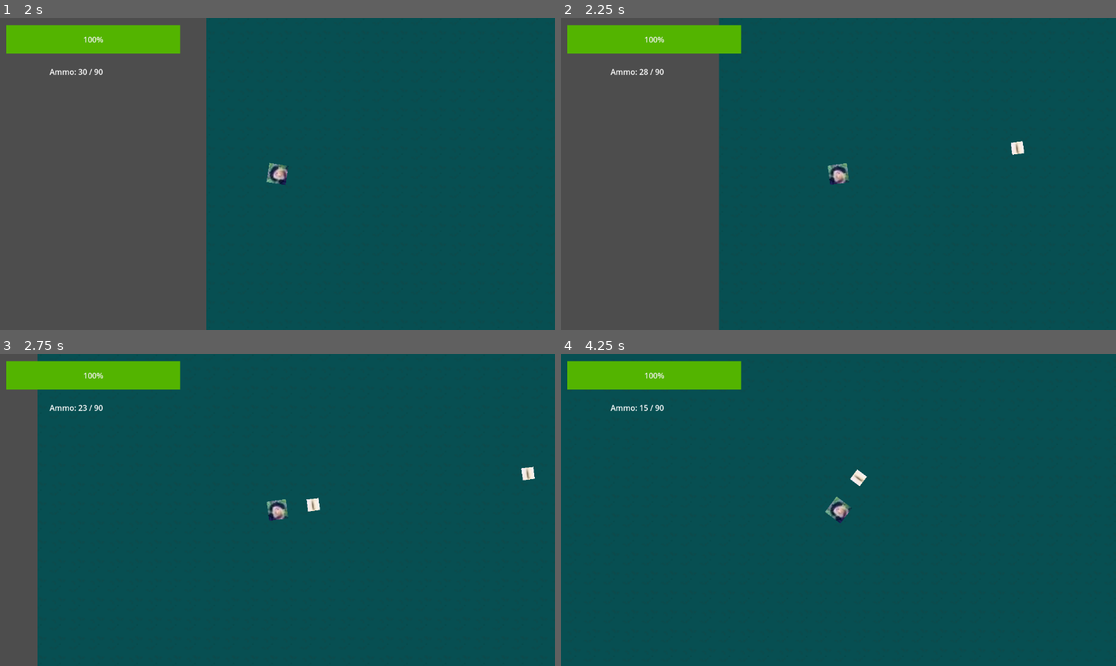
Above: before the commit, frames 1-4 (two rows, left to right).
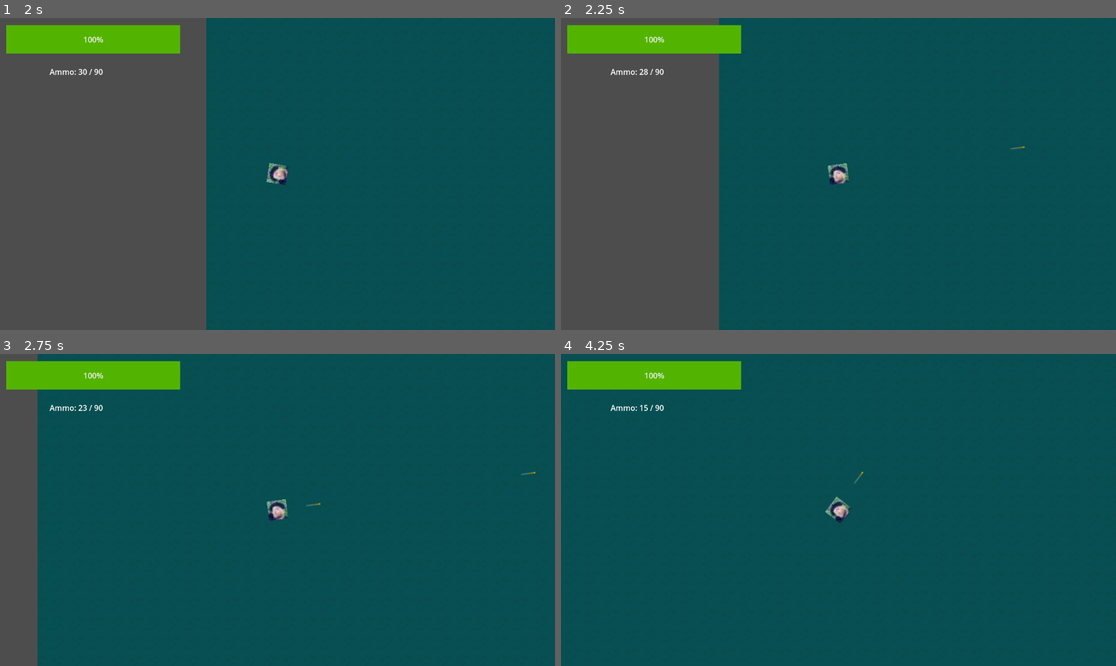
Above: after the commit, the same moments.

Repository: JoshuaSaayo/Project-Fallen-Republic
Game: Godot game, scene res://Scenes/main_menu.tscn
The game is run twice, just before and just after one commit, with the same random seed, the same clock (stepped at 60 frames per second) and the same inputs.
Inputs (mouse positions are in pixels of both pictures, inside the frame that each line leads up to):
- Up to frame 1 (2 s): click "CAMPAIN" at 0.5 s; click "NEW GAME" at 1.25 s
- Up to frame 2 (2.25 s): tap Enter at 2 s; move the mouse to (960, 158) at 2.02 s; press the mouse at (960, 158) at 2.03 s; hold D (right) from 2.03 s (still down)
- Up to frame 3 (2.75 s): keep holding D (right)
- Up to frame 4 (4.25 s): move the mouse to (727, 525) at 2.77 s; release D (right) at 2.78 s; release the mouse at (727, 525) at 2.78 s; hold S (down) 2.78-3.53 s; click (727, 525) at 2.85 s; tap Space at 3.5 s; move the mouse to (894, 441) at 3.52 s; press the mouse at (894, 441) at 3.53 s; hold D (right) from 3.53 s (still down)

Frame 1 is identical in both runs. In frame 2, less than 0.1% of the frame differs, in the area x 80-84%, y 39-44%; in frame 3, 0.2%, in the area x 55-97%, y 36-51%; in frame 4, less than 0.1%.

Commit message:
added bullet

Diff:
--- a/game/Scenes/bullet.tscn
+++ b/game/Scenes/bullet.tscn
@@ -1,7 +1,7 @@
 [gd_scene load_steps=4 format=3 uid="uid://b61b13thec548"]
 
 [ext_resource type="Script" uid="uid://bmiv5qwgq8a3x" path="res://Scripts/bullet.gd" id="1_oduel"]
-[ext_resource type="Texture2D" uid="uid://fshv5006iw3p" path="res://Assets/Bullets/bullets.jpg" id="1_xjght"]
+[ext_resource type="Texture2D" uid="uid://043pfd01b6g1" path="res://Assets/Bullets/BULLET_TRACE.png" id="2_oduel"]
 
 [sub_resource type="RectangleShape2D" id="RectangleShape2D_xjght"]
 size = Vector2(10.0096, 10.0096)
@@ -16,4 +16,4 @@
 shape = SubResource("RectangleShape2D_xjght")
 
 [node name="Sprite2D" type="Sprite2D" parent="."]
-texture = ExtResource("1_xjght")
+texture = ExtResource("2_oduel")
--- a/game/Scenes/enemy_bullet.tscn
+++ b/game/Scenes/enemy_bullet.tscn
@@ -1,13 +1,13 @@
 [gd_scene load_steps=5 format=3 uid="uid://gk7fc4ry6dxm"]
 
 [ext_resource type="Script" uid="uid://t2t8iyxbwo4y" path="res://Scripts/enemy_bullet.gd" id="1_54jiv"]
-[ext_resource type="Texture2D" uid="uid://bio8y06k67aqx" path="res://Assets/Bullets/enemy_bullets.jpg" id="2_b6yqb"]
+[ext_resource type="Texture2D" uid="uid://043pfd01b6g1" path="res://Assets/Bullets/BULLET_TRACE.png" id="2_54jiv"]
 
 [sub_resource type="SpriteFrames" id="SpriteFrames_tcvu8"]
 animations = [{
 "frames": [{
 "duration": 1.0,
-"texture": ExtResource("2_b6yqb")
+"texture": ExtResource("2_54jiv")
 }],
 "loop": true,
 "name": &"default",
Binary file added: game/Assets/Bullets/BULLET_TRACE.png
Not shown, added: game/Assets/Bullets/BULLET_TRACE.png.import
Not shown, added: production/sprites/Sprites/Bullets/BULLET_TRACE.png
Not shown, removed: production/sprites/Sprites/Bullets/bullets.jpg
